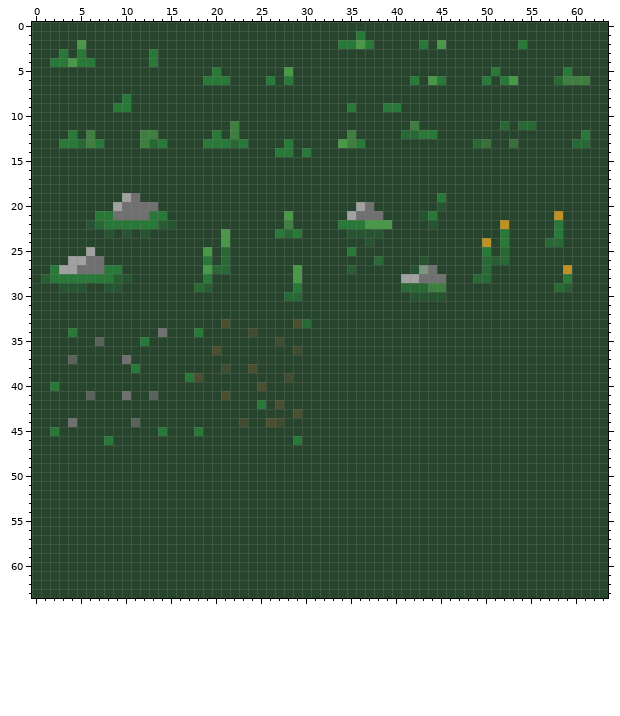
Edited in one commit: pixel-art sprite (assets/textures/GroundTiles.png). Above: the version before the commit.
The file is 64x64 pixels. Colours within 5 levels of each other are drawn and written as one.
New version:
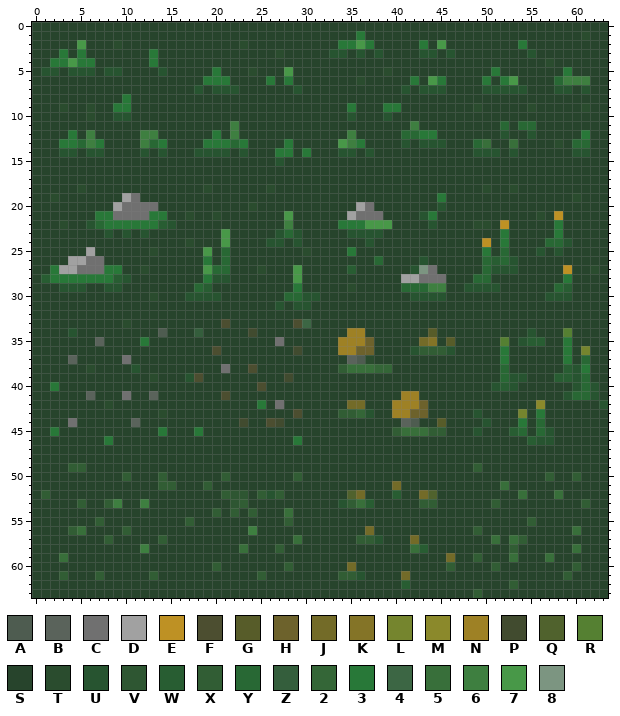
Palette (. is transparent): A #4e5c50  B #5a635b  C #707070  D #a1a1a1  E #be9124  F #4c4e30  G #575c29  H #6d622c  J #736b28  K #847427  L #75852e  M #8b892b  N #9e8125  P #414b2f  Q #50622d  R #558032  S #27442c  T #2a4c2e  U #275430  V #2e5632  W #285d32  X #315d34  Y #286834  Z #345e3c  2 #346637  3 #287838  4 #3c6644  5 #386f3a  6 #3e7f40  7 #489848  8 #7c9581
Difference:
Changed rows in their new state; - is an unchanged pixel.
first column x 1:
 1 ------------------------------------------------------------T--
 2 --------T-------------T----------------------------------------
 3 --------------------------T-----UU-U-U----UU-U--------U--------
 4 --------------------------------------------------------T------
 5 UU-UUU-UU----U---------T--------------T------------------------
 6 -----------------------------------T---------------------------
 7 -----------------U-UUU------U-----------U-UUU----UUUUU---UU-U--
 9 --T--T------------------------------------------T-----T-----T--
10 -----T--UU------------------------U---U------------------------
12 ---------------------------------------------------U--U--------
13 ----------------------------------------U-UUU------------T-----
14 --UU-UU----U-U---UUUU-U----------UU-U-----------UUU-U------UU--
15 --------------------------U------------------------------------
18 ----T-------------T------T-----------------------T--T----------
19 -T---------------------------------------------------------T---
20 -----------------------T---------------------------------------
21 ----------------T--T-----------------------------------T-------
22 --T---------------------------------------------TT-------------
23 --------------------------U-U----------------------------------
24 ----------------T--------UU-U-----------------------------U----
25 ------------T----------------T-------------------------U-U-----
26 ----------------------------------------------------U----------
27 -----------T------------T-------------------------UUU--------T-
28 -------------------UU------------------------------------------
29 ----------------------------------T------------UUUU------------
30 ------------T---UUUU---------UU-------------------------UUU----
31 --------------------------U-UU---------------------------------
33 ---------T-------------------4---------------------------------
34 ---U---------A---Z----------------NN-------G----------U---R----
35 --------------------------C------NNNH-----JK-G-----R-UWW--3----
36 ---------------------------------NNHH----UXXXU-----3------3-L--
37 ----------------------------------BAT--------------3------3-Y--
38 -----T----U---------C------------X55522------------Y------WU3--
39 ------------T---U----------------------------------YUU---WWUY--
40 --------------------------------------------------UWU------UYU-
41 ----------------------------------------NN----------------UYYU-
42 -------T------------------C-------JJ---NNNH------------M------U
43 -------------T-------------------XX2U--NNHH-----U----L-3-------
44 ----------------------------------------BA--G----U---3-Y-------
45 ---------------------------------------X555XX---U---WY-YU------
46 ------------------------------------------------------WUU------
49 ---XX-------------------------------------------X--------------
50 ---------X---X------X-------X---------------------------X--X---
51 -------------XX---X--------------------J-----------5-----------
52 X-------------------XVV-XUX-------QJ---W--JQ---------5---5-----
53 ----X--X6--6---------VX----------UX5W-----XX------X---------X--
54 -------------------X-X-X---5-----------------------------------
55 ------X---------X----------X--------------------------X--------
56 ---X5----X-------------6------------J-----------X----------5---
57 -------X-----X--------------5------XXU---J--------5-5X---------
58 -----------6----------5---X--------------5W---------X------5---
59 --5------------------------------------------J--X---5---5------
60 -------------------X-------X------J----------X----X--------X---
61 --X---X-----X-----------X--------XXU----J-----------------X----
62 ----------------------------------------W-----------X----------
63 ------------------------------------------------X--------------
Where, in picture pixels (left, top, right, bottom), the same in both pictures:
changed: (329, 31, 590, 157)
changed: (41, 40, 167, 76)
changed: (194, 40, 302, 94)
changed: (59, 103, 167, 157)
changed: (194, 148, 248, 157)
changed: (41, 157, 608, 598)
